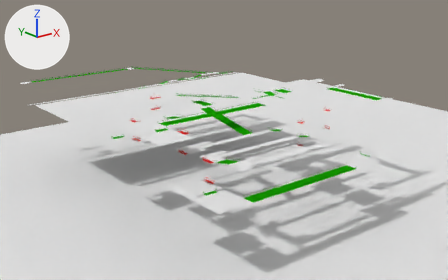
One commit to the Blender file _StageRenderer/bin/data/stage.blend: the scene before it, then after it.
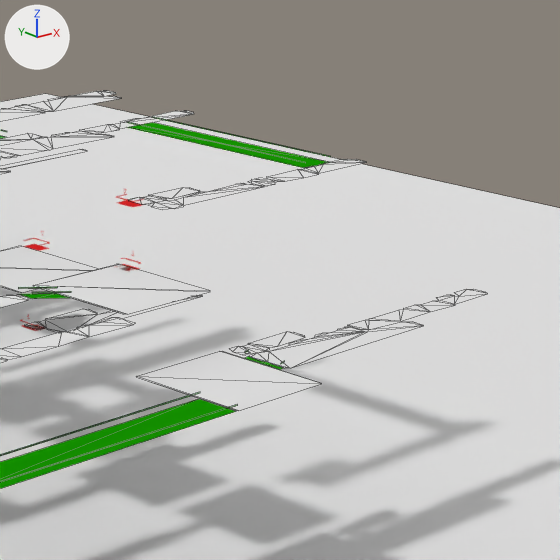
The first picture shows the older version from a camera (50 mm lens) standing at (-405.0, -521.0, 246.0) and looking at (-5.0, -21.0, 46.0). The close-ups show both versions on the part from 65% to 100% of the width and 19% to 75% of the height of that picture. Lighting does not change. The marker at upper left points along +X, +Y and +Z. The close-ups show mesh edges as thin lines.

The first close-up shows 'Ocean', 'bridges', 'top'.
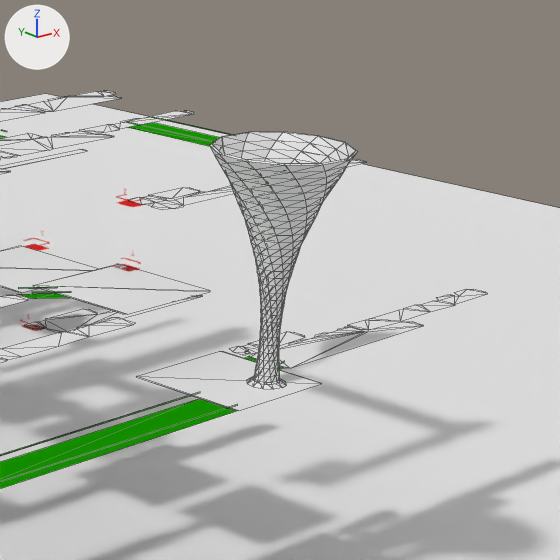
Boxes (x1, y1, x2, y2) around the edits, measured in the close-ups (560 x 560 px):
'goal', added
    after: (210, 132, 358, 389)

Edits to the bpy script that builds the scene:
```text
Add me_goal_base:
    me_goal_base.from_pydata(...)  # 830 vertices, 1568 faces; spans x -17.5..17.5, y -17.5..17.5, z 0.0..61.0
Add ob_goal:
    ob_goal = bpy.data.objects.new('goal', me_goal_base)
    ob_goal.location = (25.2, -187.8, 61.6)
```
